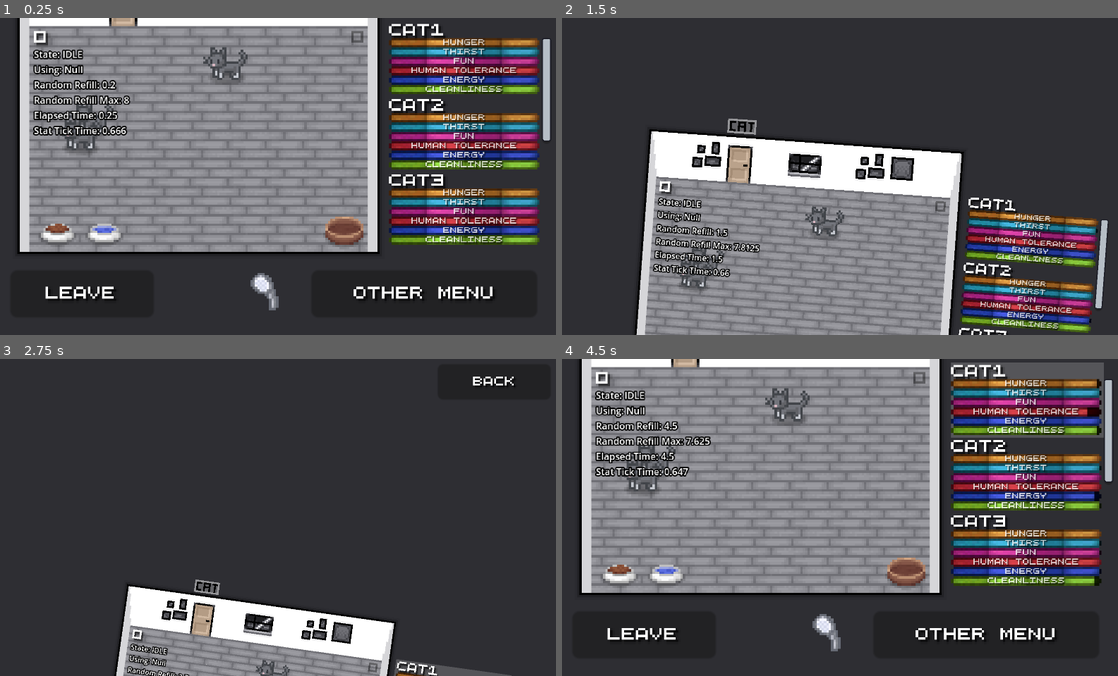
Above: before the commit, frames 1-4 (two rows, left to right).
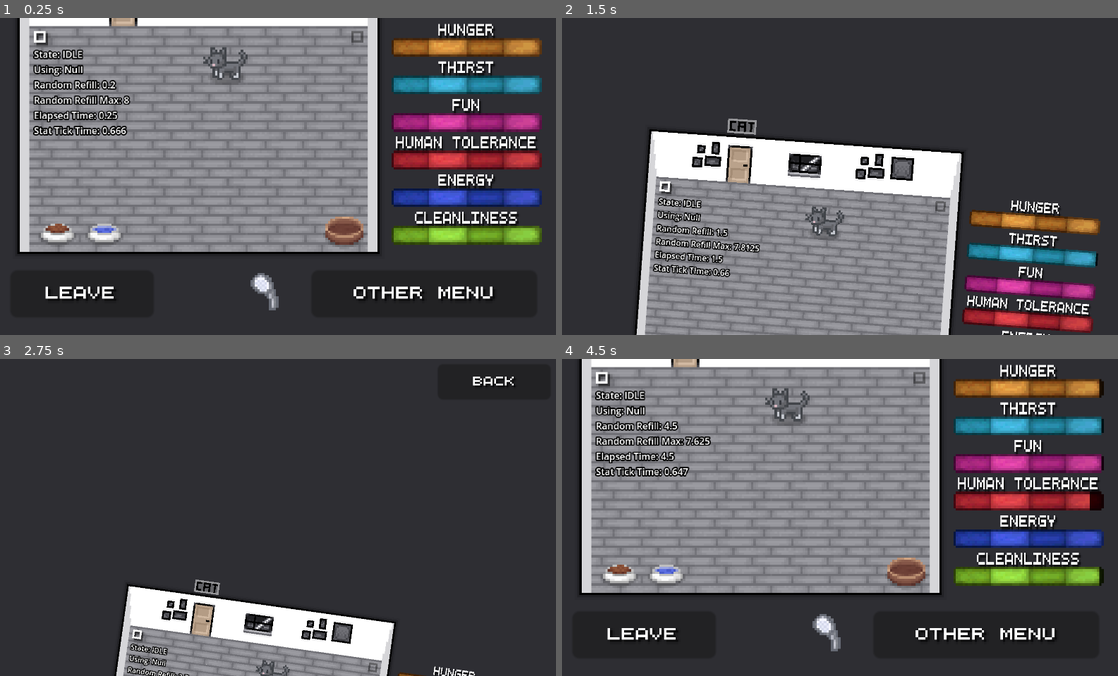
Above: after the commit, the same moments.

Repository: Theooolone/m-game
Game: Godot game, scene res://scenes/catsim/cat_sim.tscn
The game is run twice, just before and just after one commit, with the same random seed, the same clock (stepped at 60 frames per second) and the same inputs. This scene is started directly instead of the project's main scene.
Inputs (mouse positions are in pixels of both pictures, inside the frame that each line leads up to):
- Up to frame 1 (0.25 s): no input
- Up to frame 2 (1.5 s): click "Leave" at 0.5 s; click "Other Menu" at 1.25 s
- Up to frame 3 (2.75 s): drag from (272, 675) to (328, 447) at 2.02 s
- Up to frame 4 (4.5 s): drag from (723, 533) to (806, 580) at 2.77 s; click "Back" at 3.5 s; move the mouse to (623, 580) at 4.27 s; hold Right (right) from 4.28 s (still down); tap C (show_controls) at 4.35 s; click (623, 580) at 4.42 s

The runs differ from the first frame. In frame 1, 16% of the frame differs, in the area x 10-99%, y 1-72%; in frame 2, 8.6%; in frame 3, 0.5%; in frame 4, 17%.

Commit message:
Changed highlight method

Diff:
--- a/scenes/catsim/cat_sim.tscn
+++ b/scenes/catsim/cat_sim.tscn
@@ -199,7 +199,6 @@
 [node name="CatSim" type="Node2D"]
 y_sort_enabled = true
 script = ExtResource("1_mh1t5")
-cat_amount = 3
 
 [node name="TileMap" type="TileMap" parent="."]
 z_index = -10
--- a/scripts/cat.gd
+++ b/scripts/cat.gd
@@ -7,6 +7,7 @@
 @onready var sprite: AnimatedSprite2D = $AnimatedSprite2D
 
 var statbar_set: Node
+var highlighted: bool = false
 
 var stats = {}
 
@@ -304,6 +305,21 @@
 	meow_timer_node.start(randf_range(10,25))
 
 
+func start_highlight():
+	highlighted = true
+	modulate = Color(1.2, 1.2, 1.6)
+	if sleeping:
+		MAIN.get_node("Bed").modulate = Color(1.2, 1.2, 1.6)
+	MAIN.change_highlighted_statbar_set(statbar_set)
+
+
+func end_highlight():
+	highlighted = false
+	modulate = Color.WHITE
+	if sleeping:
+		MAIN.get_node("Bed").modulate = Color.WHITE
+
+
 func start_eat():
 	change_value("human_tolerance", 20)
 
@@ -328,6 +344,8 @@
 	hide()
 	MAIN.get_obj_node("energy").play("sleeping")
 	MAIN.set_useable("energy", false)
+	if highlighted:
+		MAIN.get_node("Bed").modulate = Color(1.2, 1.2, 1.6)
 
 
 func sleep_end():
@@ -337,6 +355,7 @@
 	show()
 	MAIN.get_obj_node("energy").play("empty")
 	MAIN.set_useable("energy", true)
+	MAIN.get_node("Bed").modulate = Color.WHITE
 
 
 func sleep_abort():
@@ -346,6 +365,7 @@
 	show()
 	MAIN.get_obj_node("energy").play("empty")
 	MAIN.set_useable("energy", true)
+	MAIN.get_node("Bed").modulate = Color.WHITE
 
 
 @onready var meow_node = $Meow
--- a/scripts/catsim_main.gd
+++ b/scripts/catsim_main.gd
@@ -148,13 +148,8 @@
 			statbar_set.name = "StatbarSet" + str(i+1)
 			%ScrollContainer/VBoxContainer.add_child(statbar_set)
 			cat.statbar_set = statbar_set
-			statbar_set.get_node("Area2D").mouse_entered.connect(func():
-				cat.modulate = Color(1.2, 1.2, 1.6)
-				change_highlighted_statbar_set(statbar_set)
-			)
-			statbar_set.get_node("Area2D").mouse_exited.connect(func():
-				cat.modulate = Color.WHITE
-			)
+			statbar_set.get_node("Area2D").mouse_entered.connect(cat.start_highlight)
+			statbar_set.get_node("Area2D").mouse_exited.connect(cat.end_highlight)
 			if i == 0:
 				debug_cat = cat
 	else:
